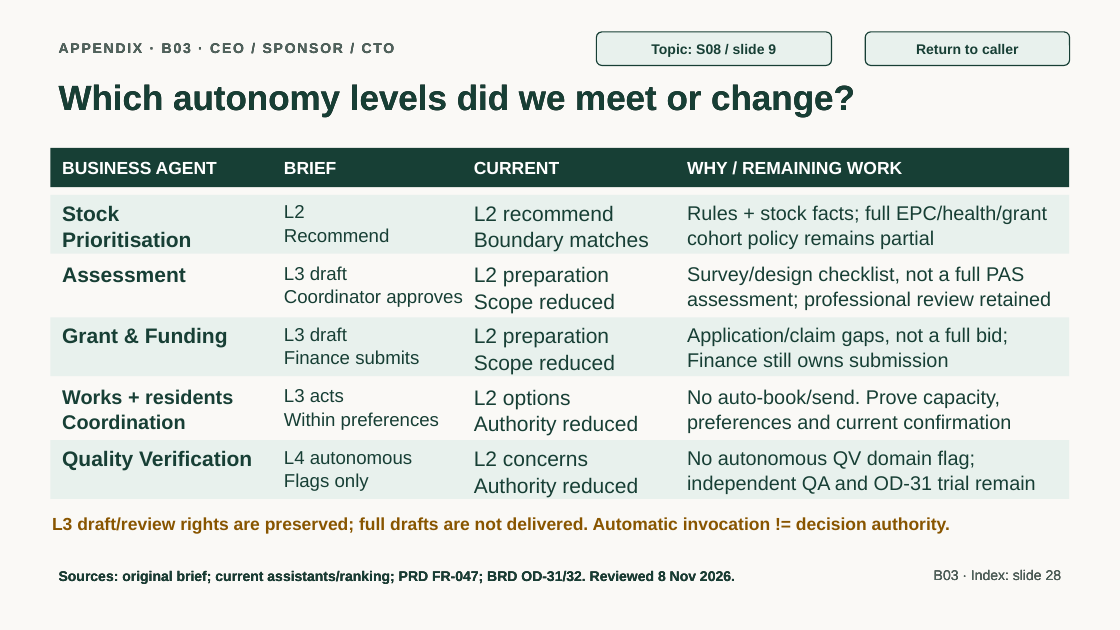
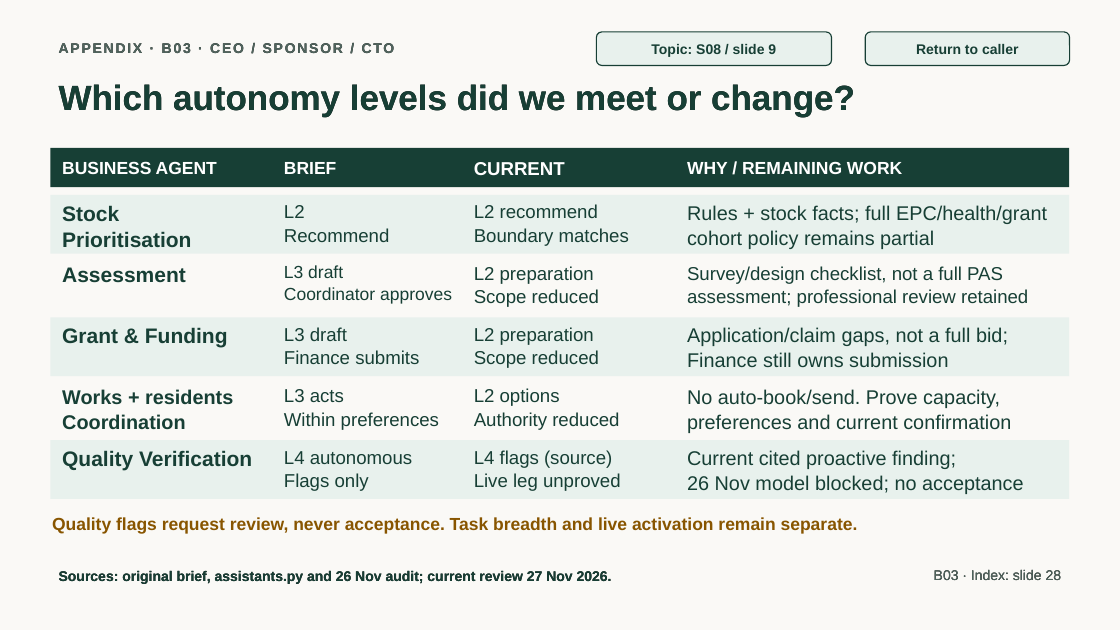
Before and after one commit to jmservera/ama, a slide deck: slide 31 of docs/capstone/deck/zava-forward-cowork-v2-draft.pptx. Drawn at 1120x630 pixels with LibreOffice and Linux fonts; fonts in the diff are those of the drawing. Boxes give left, top, right and bottom in pixels: in the first picture for what was removed or moved away, otherwise in the second. Text is boxed around its words. In the diff, an @@ line names an element or a change of style, - is before the commit and + after.

```diff
--- a/docs/capstone/deck/zava-forward-cowork-v2-draft.pptx
+++ b/docs/capstone/deck/zava-forward-cowork-v2-draft.pptx
@@ text "CURRENT" at (x1=474, y1=162, x2=565, y2=175): size 15 to 16 pt @@
@@ text "L3 draft" at (x1=284, y1=265, x2=452, y2=304): size 16 to 15 pt @@
@@ text "Survey/design checklist, not a full ..." at (x1=687, y1=266, x2=1028, y2=307): size 17 to 16 pt @@
@@ size 18 to 16 pt in 4 elements at (x1=474, y1=204, x2=629, y2=246), (x1=474, y1=266, x2=599, y2=307), (x1=474, y1=327, x2=599, y2=368), (x1=474, y1=388, x2=619, y2=430) @@
@@ text at (x1=474, y1=450, x2=621, y2=491): text changed; size 18 to 16 pt @@
-L2 concerns
-Authority reduced
+L4 flags (source)
+Live leg unproved
@@ text at (x1=687, y1=450, x2=1024, y2=494): text changed @@
-No autonomous QV domain flag;
-independent QA and OD-31 trial remain
+Current cited proactive finding;
+26 Nov model blocked; no acceptance
@@ text at (x1=52, y1=517, x2=858, y2=534): text changed @@
-L3 draft/review rights are preserved; full drafts are not delivered. Automatic invocation != decision authority.
+Quality flags request review, never acceptance. Task breadth and live activation remain separate.
@@ text at (x1=59, y1=570, x2=612, y2=584): text changed @@
-Sources: original brief; current assistants/ranking; PRD FR-047; BRD OD-31/32. Reviewed 8 Nov 2026.
+Sources: original brief, assistants.py and 26 Nov audit; current review 27 Nov 2026.
```
Also in this commit, not shown: 17 other slides changed, 2 slides added, 2 slides removed, 55 other files.
